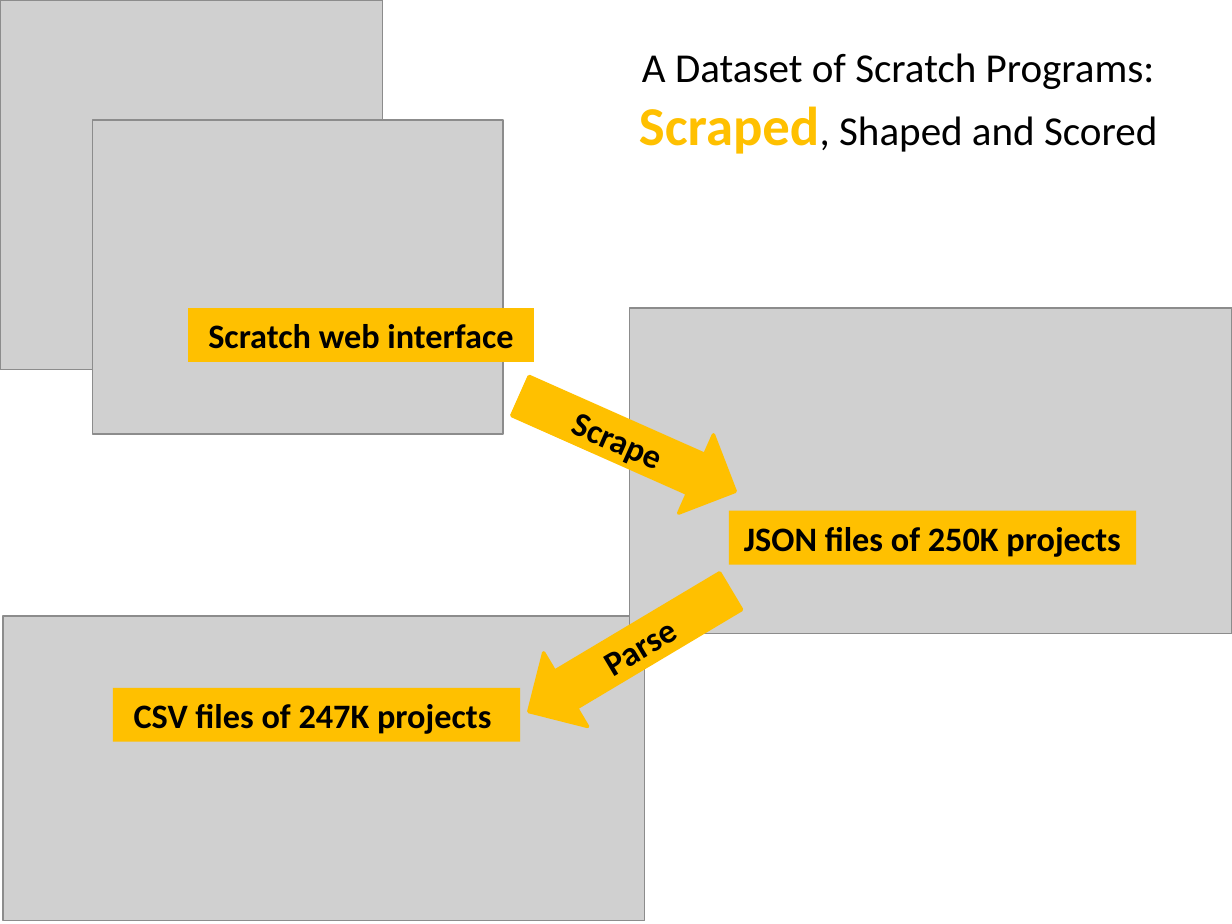
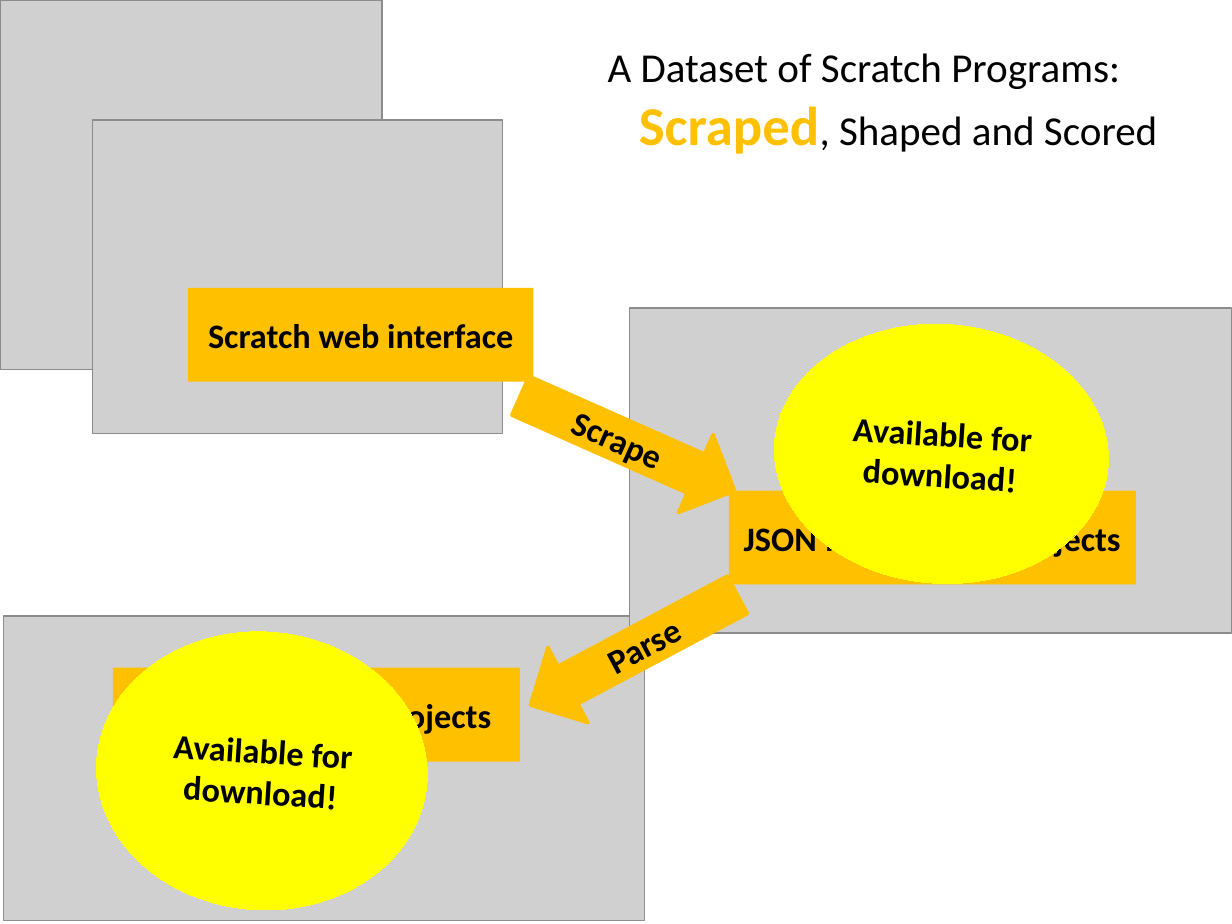
Before and after one commit to spreadsheetlab/ScratchDatasetMSR, a slide deck: slide 8 of MSR-Scratch.pptx (slide 7 before the commit). Drawn at 1232x924 pixels with LibreOffice and Linux fonts; fonts in the diff are those of the drawing; grey boxes stand for pictures. Boxes give left, top, right and bottom in pixels: in the first picture for what was removed or moved away, otherwise in the second. Text is boxed around its words. In the diff, an @@ line names an element or a change of style, - is before the commit and + after.

```diff
--- a/MSR-Scratch.pptx
+++ b/MSR-Scratch.pptx
@@ text at (x1=608, y1=53, x2=1157, y2=154): text changed @@
-A Dataset of Scratch Programs:
-Scraped, Shaped and Scored
+A Dataset of Scratch Programs:
+Scraped, Shaped and Scored
@@ rectangle "Scratch web interface" resized from (x1=188, y1=308, x2=535, y2=362) to (x1=188, y1=288, x2=533, y2=382) @@
@@ ellipse added at (x1=765, y1=313, x2=1116, y2=594), fill #FFFF00, outline #FFFF00 0.75 pt, 20 pt, text #000000, bold @@
+Available for download!
@@ right arrow "Scrape" at (x1=503, y1=357, x2=751, y2=529): outline #FFC000 2 pt to #FFC000 2.01 pt; proportions changed @@
@@ rectangle "JSON files of 250K projects" resized from (x1=729, y1=511, x2=1137, y2=565) to (x1=729, y1=490, x2=1136, y2=584) @@
@@ right arrow "Parse" at (x1=510, y1=557, x2=757, y2=742): outline #FFC000 2 pt to #FFC000 2.01 pt; proportions changed; rotation 149 to 152 degrees @@
@@ ellipse added at (x1=87, y1=621, x2=436, y2=921), fill #FFFF00, outline #FFFF00 0.75 pt, 20 pt, text #000000, bold @@
+Available for download!
@@ rectangle "CSV files of 247K projects" resized from (x1=113, y1=687, x2=521, y2=742) to (x1=113, y1=668, x2=520, y2=761) @@
```
Also in this commit, not shown: 11 other slides changed, 3 slides added, 1 slide removed, 1 other file.
